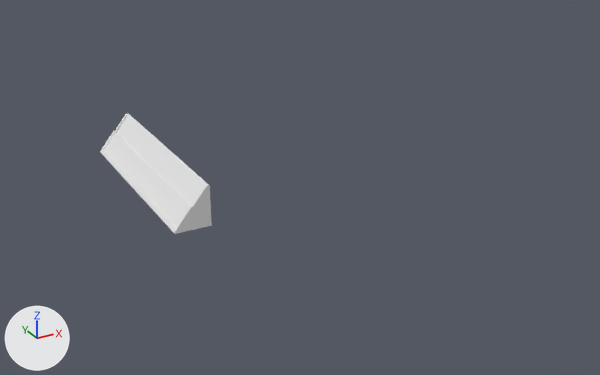
Renders of the FBX model Assets/Istaka.fbx from each side of a commit.
Before and after are seen from a 50 mm camera at (-4.7, -36.6, 15.4) aimed at (14.9, -1.0, -2.4). Every picture has the same lights, and +X, +Y and +Z are marked at lower left. Materials are left out; every surface is plain grey. Where no turn or scale is listed for an object, it has been applied to the vertices.

The scene before the commit, as lines of its bpy script (objects in view):
```python
me_cube_010 = bpy.data.meshes.new('Cube.010')
me_cube_010.from_pydata(...)  # 232 vertices, 202 faces; spans x -0.93..0.82, y -5.59..5.57, z -0.98..0.98
ob_cube_006 = bpy.data.objects.new('Cube.006', me_cube_010)
ob_cube_006.location = (7.06, -0.03, -0.05)
```
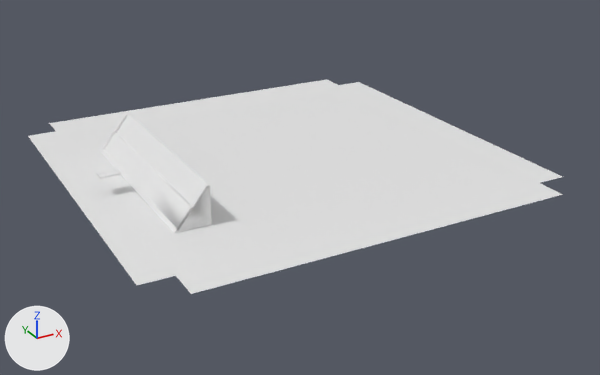
The newer file is also rescaled (x0.0921), turned or shifted as a whole; pictures and numbers use the older file's frame.

Location of each change, [x1, y1, x2, y2] in pixels of the pictures (600 x 375 px):
'Cube.008', added: after [28, 79, 563, 294]
'Cube', added: after [96, 168, 121, 179]

The edits, one by one:
Mesh me_cube_005 is new.
It has 900 vertices, 812 faces and spans x -0.511..0.511, y -0.358..0.358, z -0.04..0.04.
Mesh me_cube_003 is new.
It has 237 vertices, 192 faces and spans x -1.8..20.6, y -10.7..11.6, z -1.0.
Object 'Cube' (ob_cube) is new; it shows me_cube_005.
Its location is (5.02, 0.0, 0.0).
Object 'Cube.008' (ob_cube_008) is new; it shows me_cube_003.
Its location is (5.02, 0.0, 0.0).
